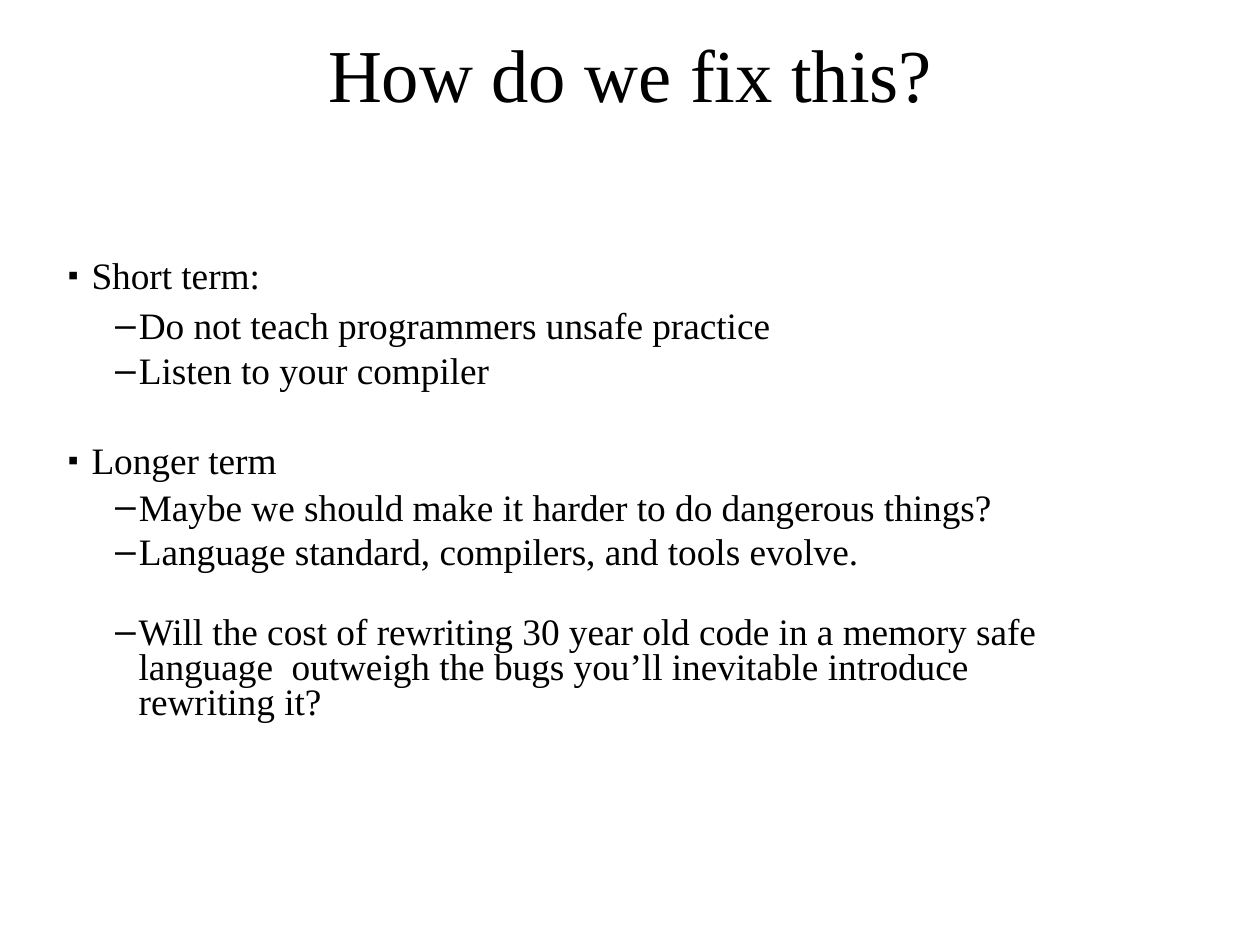
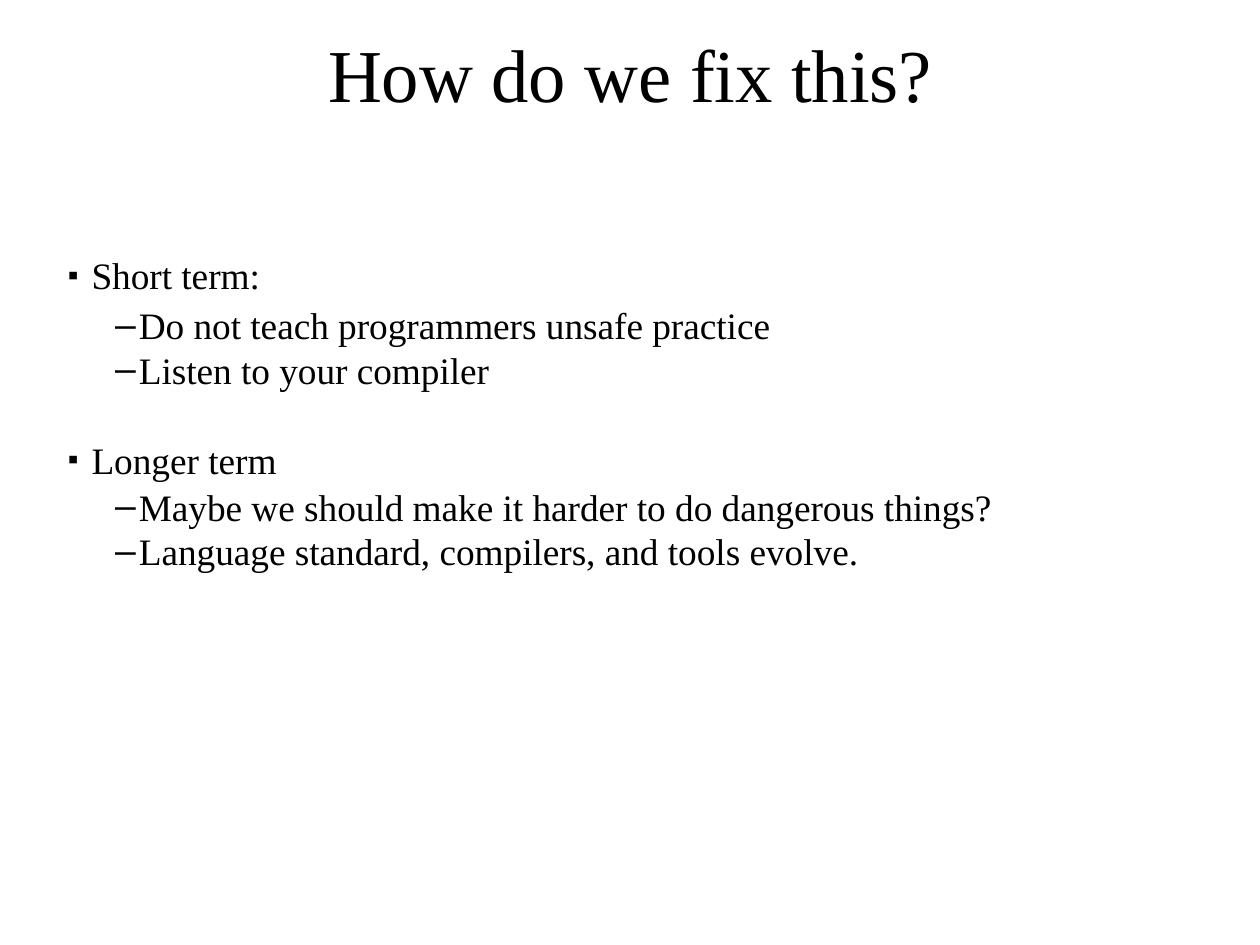
Before and after one commit to cs-uob/COMS20012, a slide deck: slide 11 of docs/Intro to Software Security.pptx (slide 10 before the commit). Drawn at 1260x945 pixels with LibreOffice and Linux fonts; fonts in the diff are those of the drawing. Boxes give left, top, right and bottom in pixels: in the first picture for what was removed or moved away, otherwise in the second. Text is boxed around its words. In the diff, an @@ line names an element or a change of style, - is before the commit and + after.

```diff
--- a/docs/Intro to Software Security.pptx
+++ b/docs/Intro to Software Security.pptx
@@ text at [139,618,1036,722]: paragraph removed @@
-  – Will the cost of rewriting 30 year old code in a memory safe language outweigh the bugs you’ll inevitable introduce rewriting it?
```
Also in this commit, not shown: 4 other slides changed, 1 slide added.
